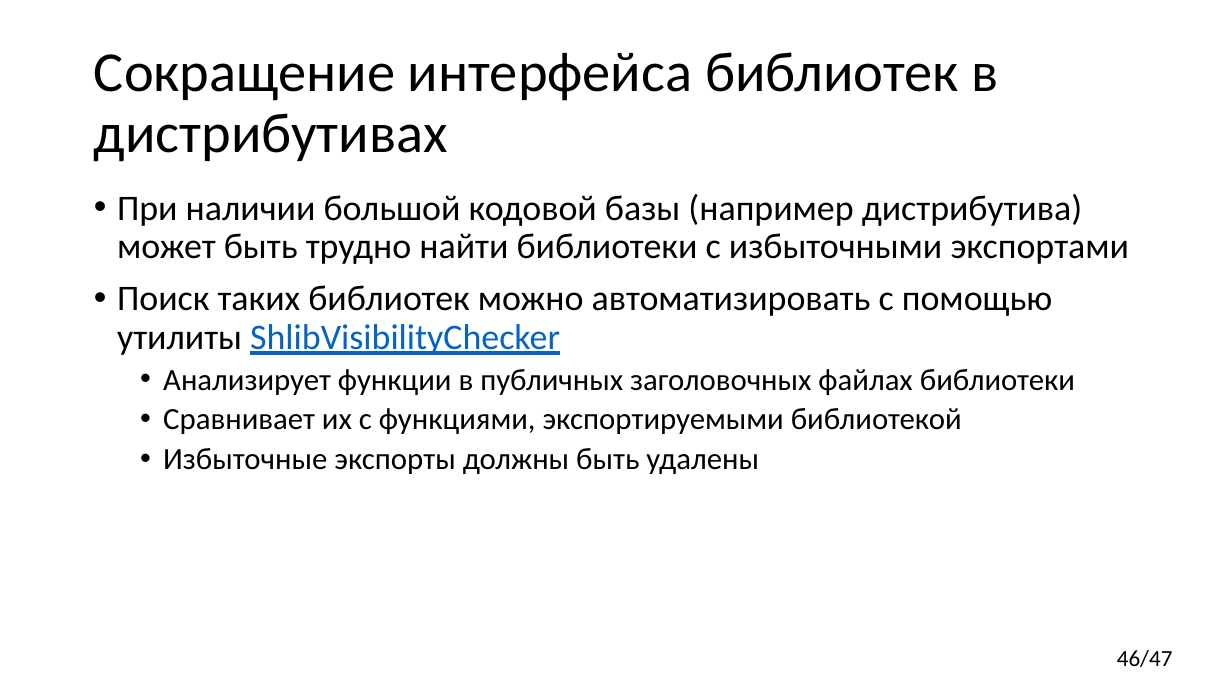
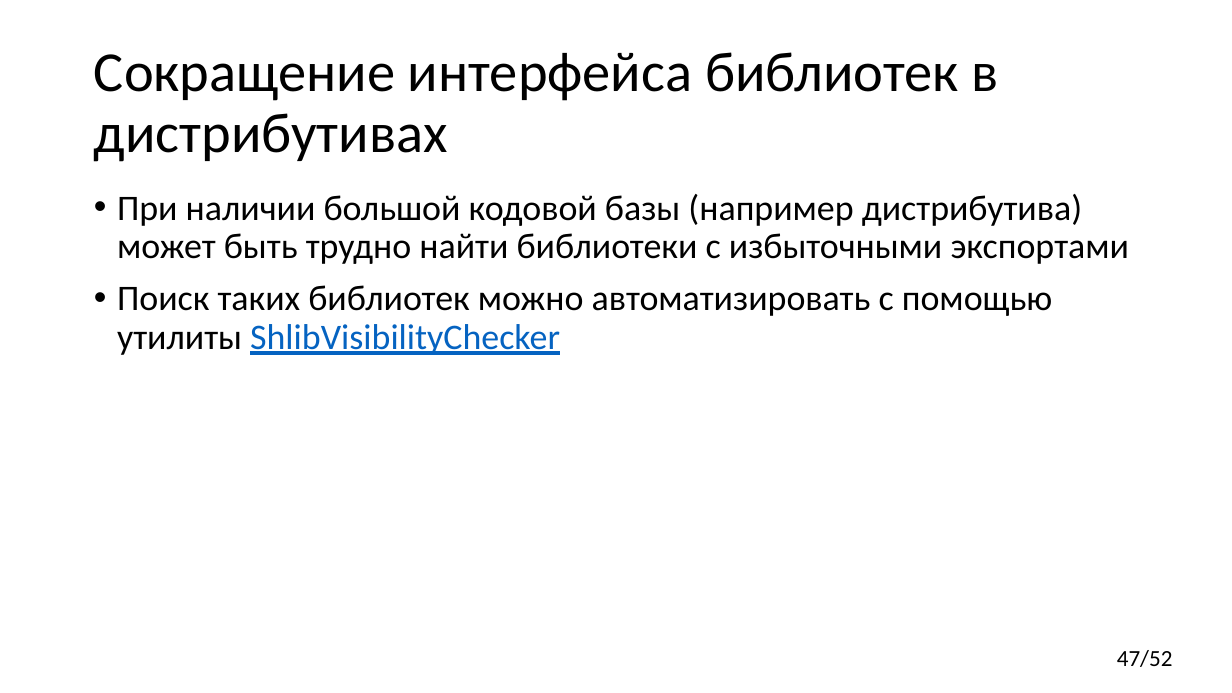
Before and after one commit to yugr/CppRussia, a slide deck: slide 47 of 2024/RU.pptx (slide 46 before the commit). Drawn at 1232x693 pixels with LibreOffice and Linux fonts; fonts in the diff are those of the drawing. Boxes give left, top, right and bottom in pixels: in the first picture for what was removed or moved away, otherwise in the second. Text is boxed around its words. In the diff, an @@ line names an element or a change of style, - is before the commit and + after.

```diff
--- a/2024/RU.pptx
+++ b/2024/RU.pptx
@@ text at (x1=163, y1=369, x2=1075, y2=474): paragraphs removed @@
-  • Анализирует функции в публичных заголовочных файлах библиотеки
-  • Сравнивает их с функциями, экспортируемыми библиотекой
-  • Избыточные экспорты должны быть удалены
@@ page number at (x1=1117, y1=650, x2=1173, y2=667): text changed @@
-46/47
+47/52
```
Also in this commit, not shown: 5 other slides changed, 2 slides added.
